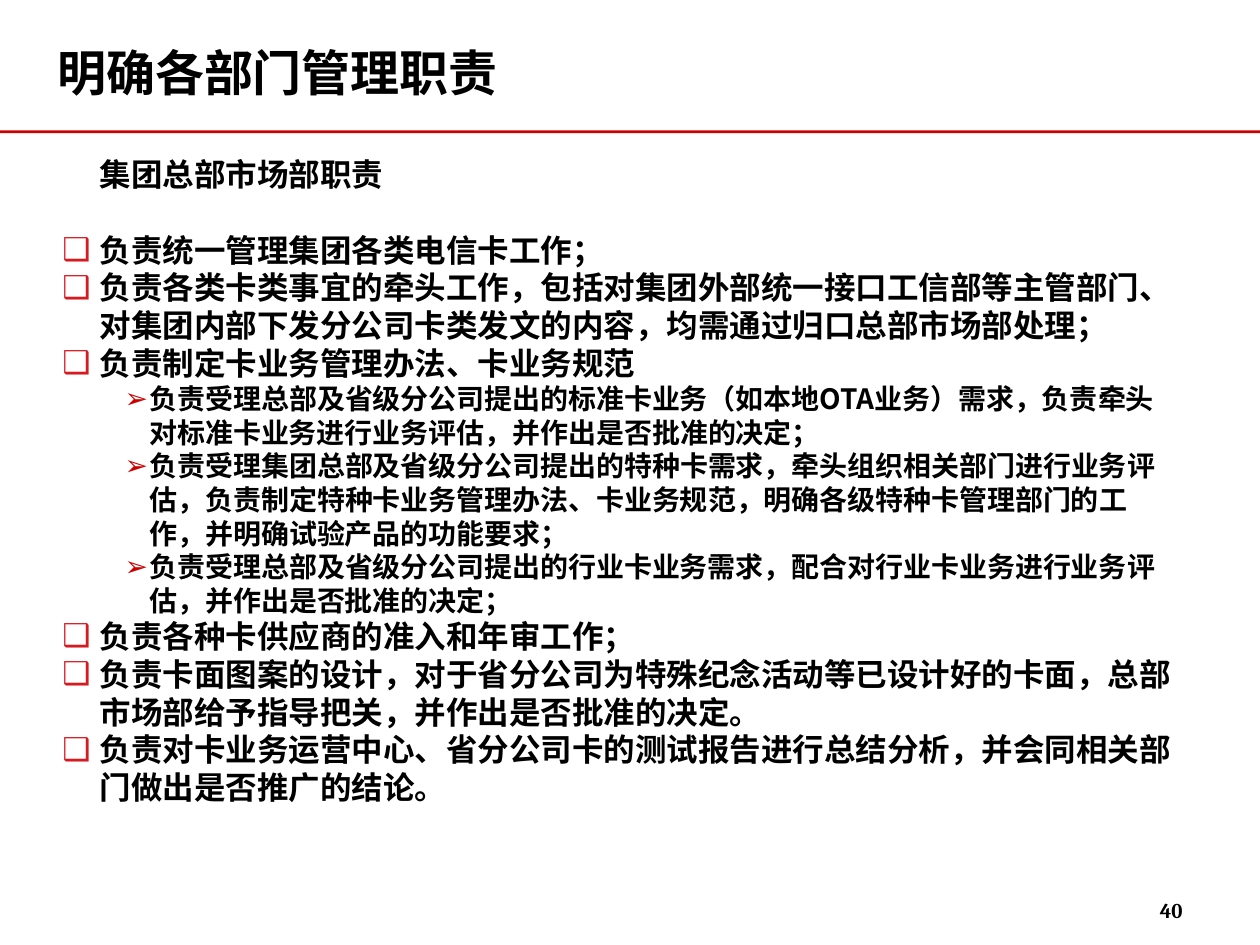
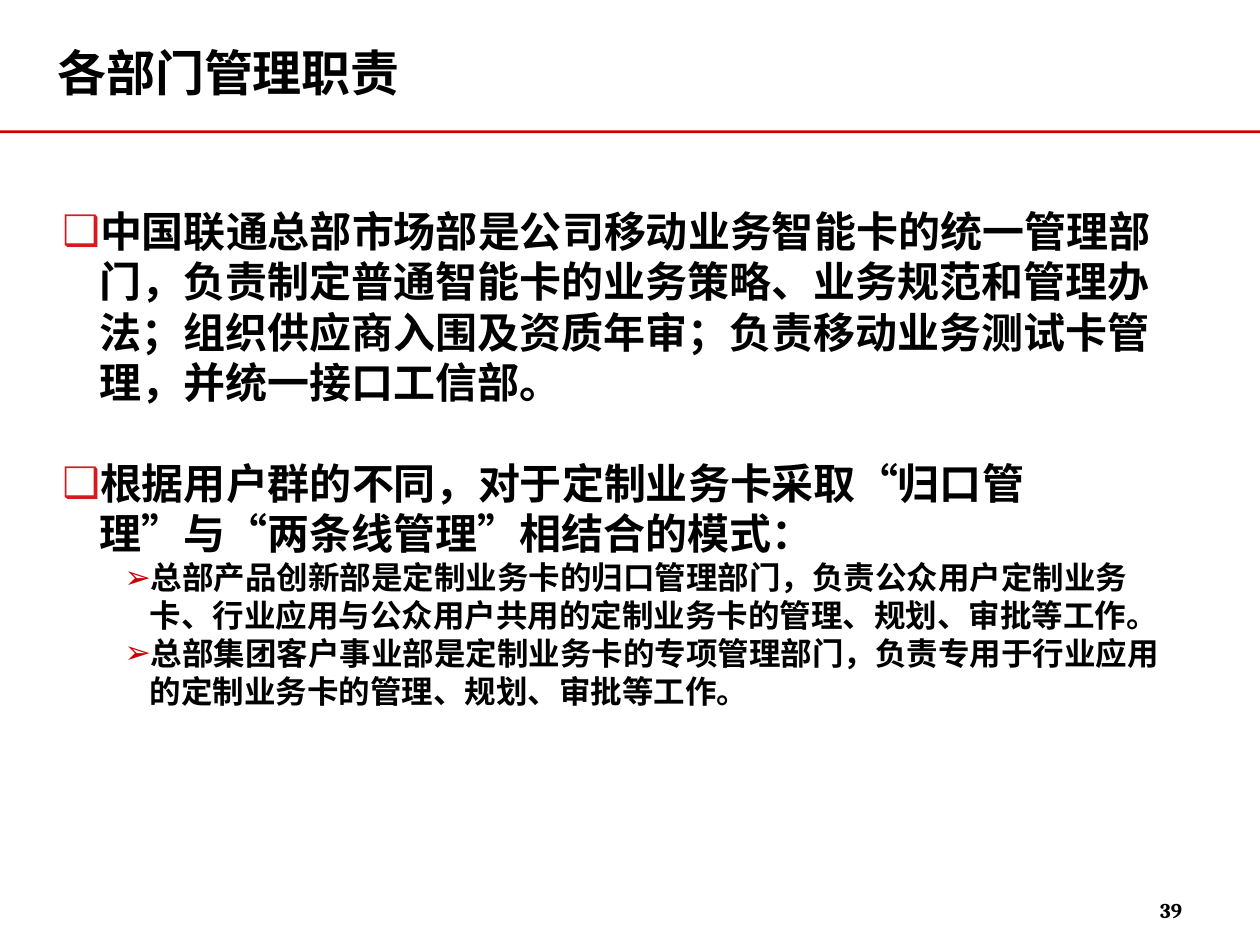
Before and after one commit to momo1101/unicardsrch, a slide deck: slide 39 of 软课题文本/软课题-中国联通电信卡业务及策略研究.ppt (slide 40 before the commit). Drawn at 1260x945 pixels with LibreOffice and Linux fonts; fonts in the diff are those of the drawing; background and template pictures are left out. Boxes give left, top, right and bottom in pixels: in the first picture for what was removed or moved away, otherwise in the second. Text is boxed around its words. In the diff, an @@ line names an element or a change of style, - is before the commit and + after.

```diff
--- a/软课题文本/软课题-中国联通电信卡业务及策略研究.ppt
+++ b/软课题文本/软课题-中国联通电信卡业务及策略研究.ppt
@@ title at (57,49,400,96): text changed @@
-明确各部门管理职责
+各部门管理职责
@@ text at (100,211,1159,706): text changed; size 18 to 24 pt @@
-集团总部市场部职责
-❑ 负责统一管理集团各类电信卡工作；
-❑ 负责各类卡类事宜的牵头工作，包括对集团外部统一接口工信部等主管部门、对集团内部下发分公司卡类发文的内容，均需通过归口总部市场部处理；
-❑ 负责制定卡业务管理办法、卡业务规范
-  ➢ 负责受理总部及省级分公司提出的标准卡业务（如本地OTA业务）需求，负责牵头对标准卡业务进行业务评估，并作出是否批准的决定；
-  ➢ 负责受理集团总部及省级分公司提出的特种卡需求，牵头组织相关部门进行业务评估，负责制定特种卡业务管理办法、卡业务规范，明确各级特种卡管理部门的工作，并明确试验产品的功能要求；
-  ➢ 负责受理总部及省级分公司提出的行业卡业务需求，配合对行业卡业务进行业务评估，并作出是否批准的决定；
-❑ 负责各种卡供应商的准入和年审工作；
-❑ 负责卡面图案的设计，对于省分公司为特殊纪念活动等已设计好的卡面，总部市场部给予指导把关，并作出是否批准的决定。
-❑ 负责对卡业务运营中心、省分公司卡的测试报告进行总结分析，并会同相关部门做出是否推广的结论。
+❑ 中国联通总部市场部是公司移动业务智能卡的统一管理部门，负责制定普通智能卡的业务策略、业务规范和管理办法；组织供应商入围及资质年审；负责移动业务测试卡管理，并统一接口工信部。
+❑ 根据用户群的不同，对于定制业务卡采取“归口管理”与“两条线管理”相结合的模式：
+  ➢ 总部产品创新部是定制业务卡的归口管理部门，负责公众用户定制业务卡、行业应用与公众用户共用的定制业务卡的管理、规划、审批等工作。
+  ➢ 总部集团客户事业部是定制业务卡的专项管理部门，负责专用于行业应用的定制业务卡的管理、规划、审批等工作。
@@ page number at (1160,903,1182,918): text changed @@
-40
+39
```
Also in this commit, not shown: 10 other slides changed, 6 slides removed.
